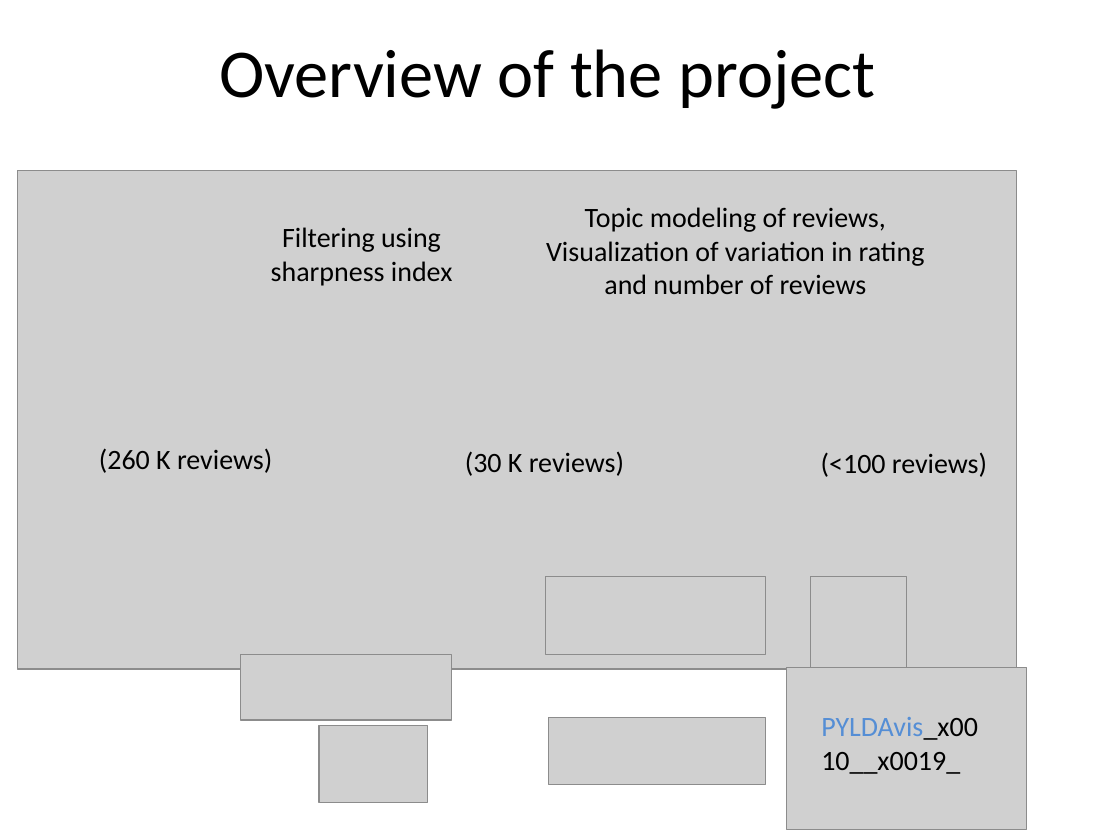
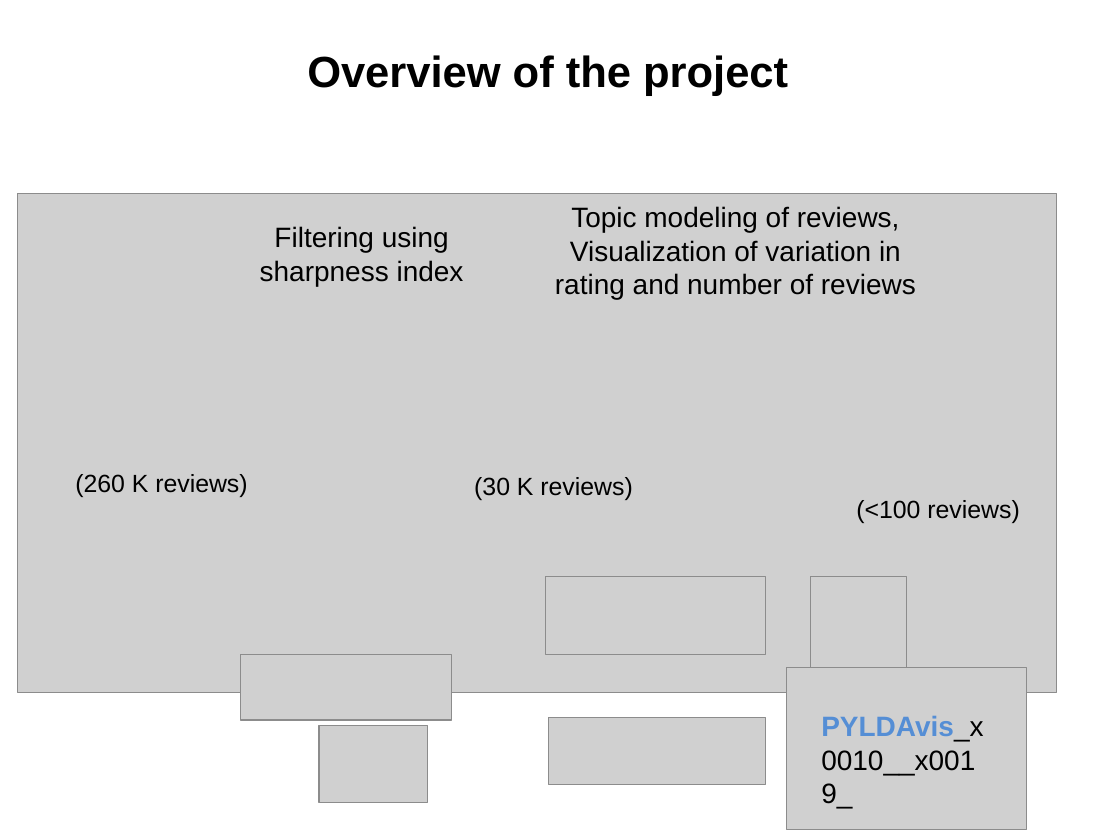
Before and after one commit to revanth83/kojak_git, a slide deck: slide 3 of Samsung_presentation_kojak.ppt. Drawn at 1120x840 pixels with LibreOffice and Linux fonts; fonts in the diff are those of the drawing; grey boxes stand for pictures. Boxes give left, top, right and bottom in pixels: in the first picture for what was removed or moved away, otherwise in the second. Text is boxed around its words. In the diff, an @@ line names an element or a change of style, - is before the commit and + after.

```diff
--- a/Samsung_presentation_kojak.ppt
+++ b/Samsung_presentation_kojak.ppt
@@ title "Overview of the project" at [307, 55, 788, 96]: size 44 to 28 pt, font Calibri to Arial, bold on @@
@@ picture: place and size @@
-picture at [17, 171, 1017, 670]
+picture at [18, 194, 1056, 692]
@@ text "Topic modeling of reviews," at [555, 206, 916, 300]: font Calibri to Arial @@
@@ text "Filtering using sharpness index" at [260, 226, 464, 286]: font Calibri to Arial @@
@@ text "(260 K reviews)": place and size @@
-text "(260 K reviews)" at [99, 448, 272, 473]
+text "(260 K reviews)" at [75, 474, 247, 497]
@@ text "(30 K reviews)": place and size @@
-text "(30 K reviews)" at [465, 451, 624, 476]
+text "(30 K reviews)" at [474, 477, 632, 500]
@@ size 18 to 16 pt, font Calibri to Arial in 3 elements at [474, 477, 632, 500], [75, 474, 247, 497], [856, 500, 1019, 523] @@
@@ text "(<100 reviews)": place and size @@
-text "(<100 reviews)" at [821, 452, 987, 477]
+text "(<100 reviews)" at [856, 500, 1019, 523]
@@ text "PYLDAvis_x0010__x0019_" at [821, 716, 983, 741]: font Calibri to Arial; bold on in "PYLDAvis_x0010__x0019_" @@
```
Also in this commit, not shown: 4 other slides changed, 2 slides added, 1 slide removed.
